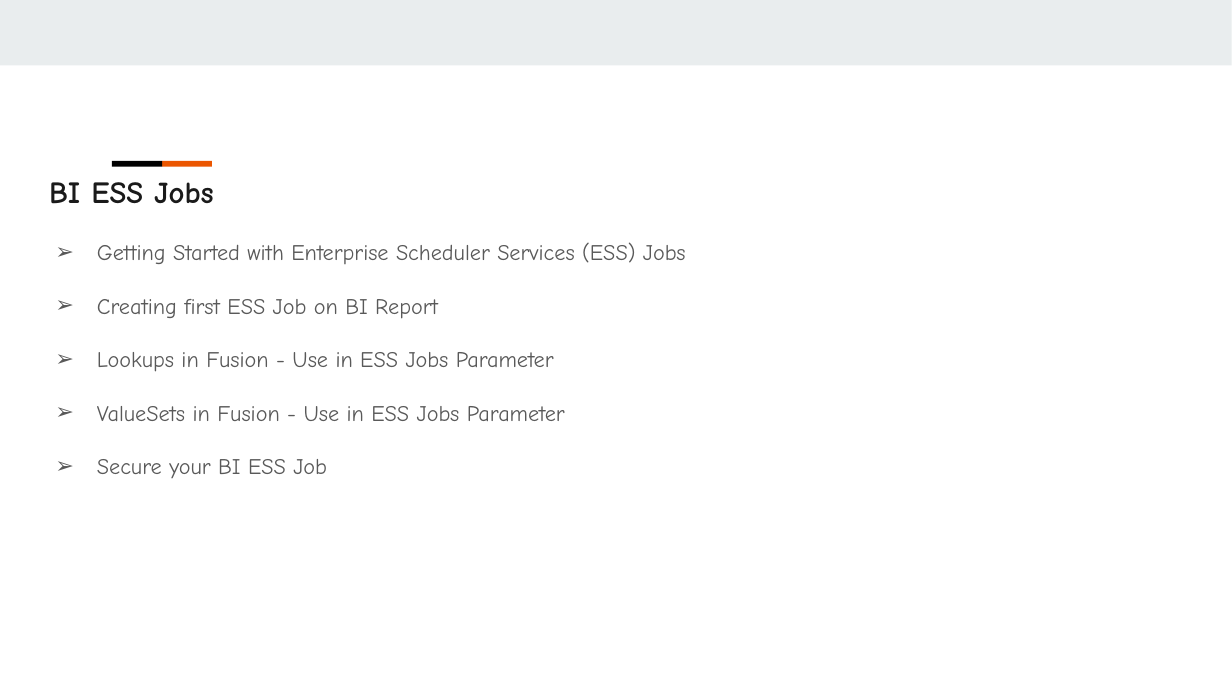
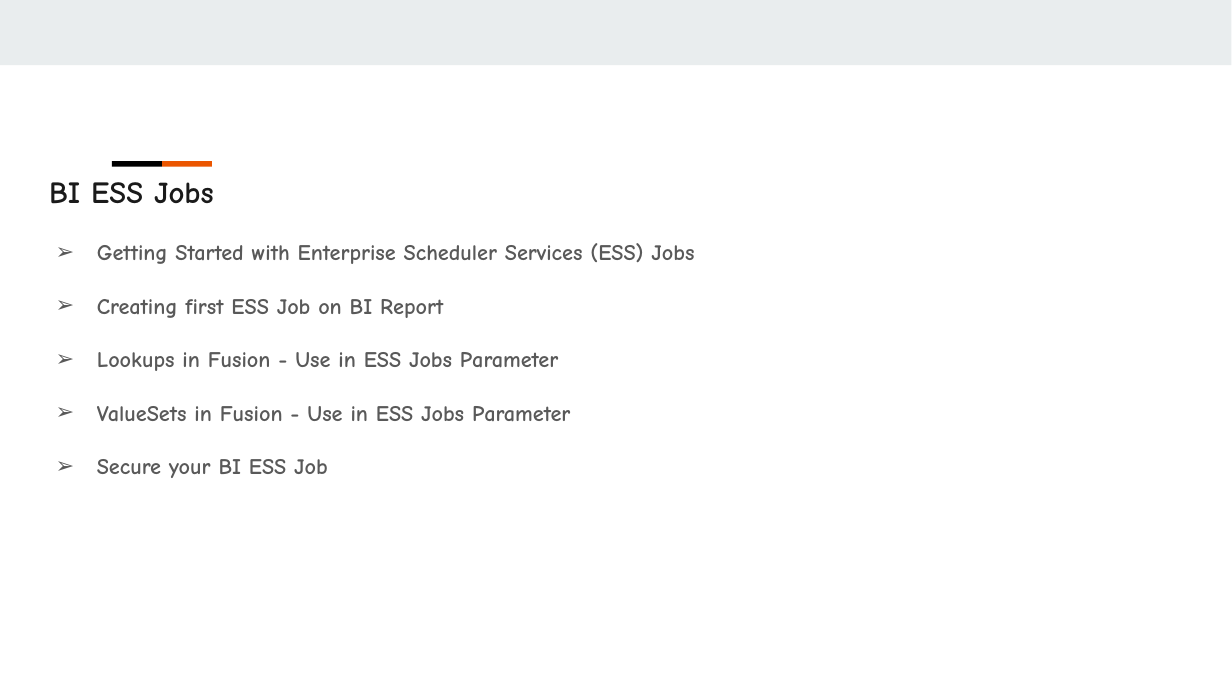
Before and after one commit to sharpenskill/fusionreports, a slide deck: slide 5 of 01.Introduction/1.Oracle Fusion Technical - BI,OTBI,BICC,FRS,SmartView & More - Course Preview/Oracle Fusion Technical - BI,OTBI,BICC,FRS,SmartView & More.pptx. Drawn at 1232x693 pixels with LibreOffice and Linux fonts; fonts in the diff are those of the drawing. Boxes give left, top, right and bottom in pixels: in the first picture for what was removed or moved away, otherwise in the second. Text is boxed around its words. In the diff, an @@ line names an element or a change of style, - is before the commit and + after.

```diff
--- a/01.Introduction/1.Oracle Fusion Technical - BI,OTBI,BICC,FRS,SmartView & More - Course Preview/Oracle Fusion Technical - BI,OTBI,BICC,FRS,SmartView & More.pptx
+++ b/01.Introduction/1.Oracle Fusion Technical - BI,OTBI,BICC,FRS,SmartView & More - Course Preview/Oracle Fusion Technical - BI,OTBI,BICC,FRS,SmartView & More.pptx
@@ text "Getting Started with Enterprise Scheduler ..." at [97, 243, 694, 478]: bold on @@
```
Also in this commit, not shown: 8 other slides changed, 1 slide added, 1 slide removed.
